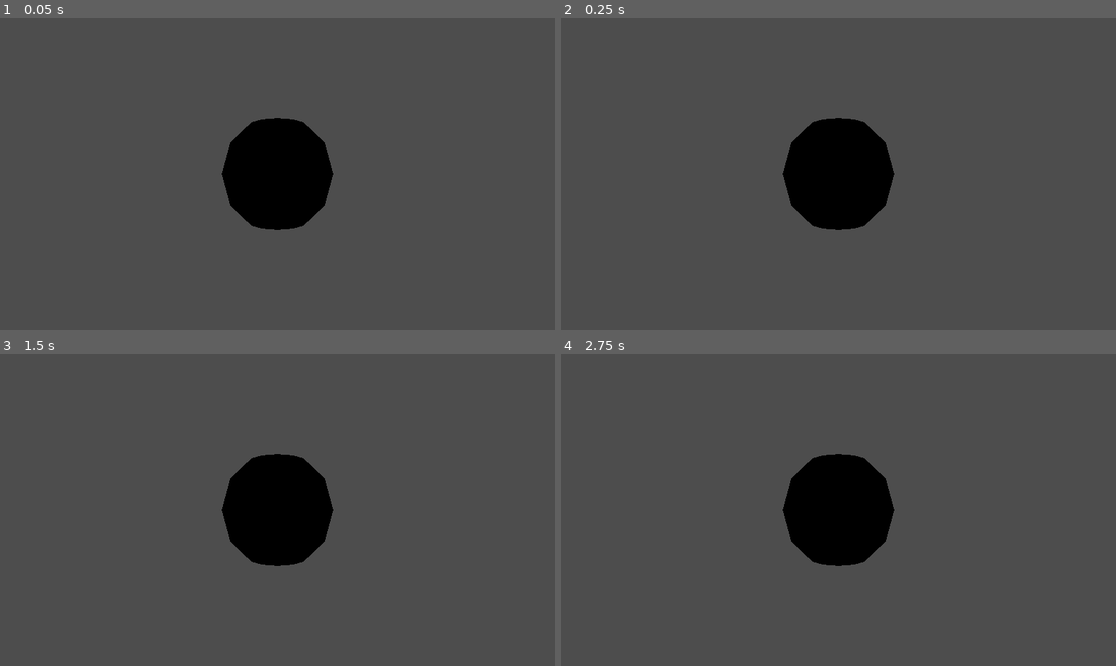
Above: before the commit, frames 1-4 (two rows, left to right).
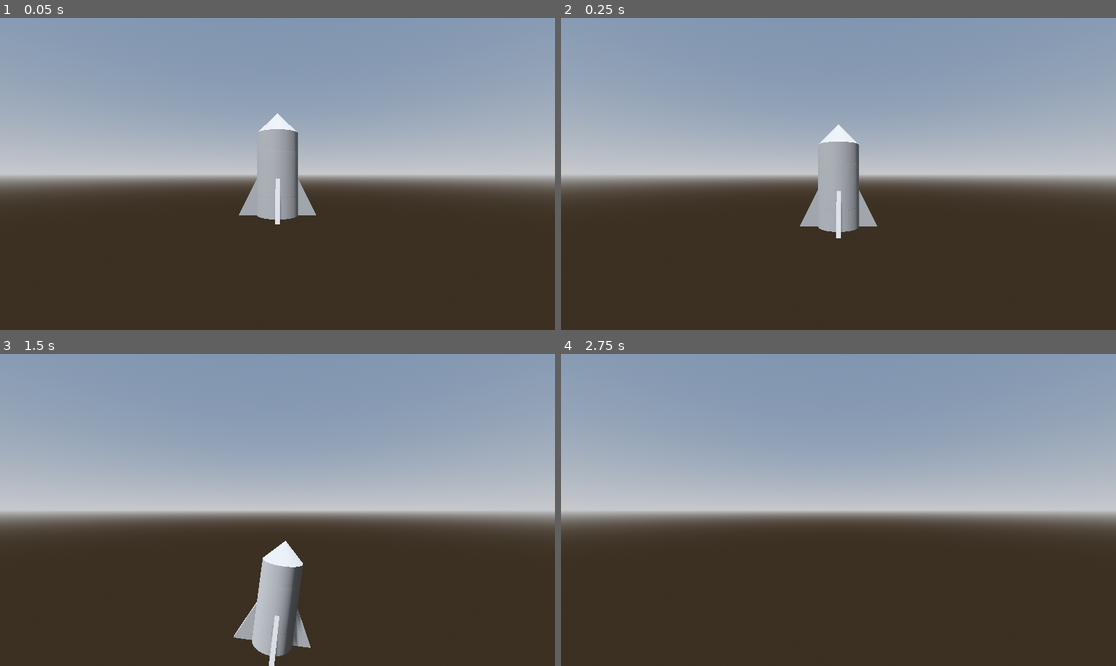
Above: after the commit, the same moments.

Repository: comigor/project-boost
Game: Godot game, scene res://src/main.tscn
Same seed, same stepped clock (60 frames per second), same inputs: the game is played once before the commit and once after it.
Inputs:
- Up to frame 1 (0.05 s): no input
- Up to frame 2 (0.25 s): no input
- Up to frame 3 (1.5 s): hold W (boost, bound only after the commit) 0.53-1.28 s; tap D (rotate_ccw, bound only after the commit) at 0.8, 1.35 s
- Up to frame 4 (2.75 s): tap A (rotate_cw, bound only after the commit) at 1.55 s; hold A (rotate_cw, bound only after the commit) from 2.03 s (still down); tap W (boost, bound only after the commit) at 2.3 s

The runs differ from the first frame. In frame 1, 98% of the frame differs, in the area x 0-100%, y 0-100%; in frame 2, 98%; in frame 3, 97%; in frame 4, 98%.

Commit message:
Simplest level and player

Diff:
--- /dev/null
+++ b/Player.gd
@@ -0,0 +1,15 @@
+class_name Player extends RigidBody3D
+
+var speed: float = 1
+var rotation_speed: float = 1
+
+func _ready() -> void:
+    print("hello")
+
+func _process(delta: float) -> void:
+    if Input.is_action_pressed("boost"):
+        position.y += speed * delta
+    if Input.is_action_pressed("rotate_cw"):
+        rotate_z(rotation_speed * delta)
+    if Input.is_action_pressed("rotate_ccw"):
+        rotate_z(-rotation_speed * delta)
--- a/project.godot
+++ b/project.godot
@@ -15,3 +15,31 @@
 run/main_scene="res://src/main.tscn"
 config/features=PackedStringArray("4.2", "4.2.2", "Forward Plus")
 config/icon="res://icon.svg"
+
+[importer_defaults]
+
+animation_library={
+"animation/fps": 60.0
+}
+
+[input]
+
+boost={
+"deadzone": 0.5,
+"events": [Object(InputEventKey,"resource_local_to_scene":false,"resource_name":"","device":-1,"window_id":0,"alt_pressed":false,"shift_pressed":false,"ctrl_pressed":false,"meta_pressed":false,"pressed":false,"keycode":0,"physical_keycode":87,"key_label":0,"unicode":119,"echo":false,"script":null)
+]
+}
+rotate_cw={
+"deadzone": 0.5,
+"events": [Object(InputEventKey,"resource_local_to_scene":false,"resource_name":"","device":-1,"window_id":0,"alt_pressed":false,"shift_pressed":false,"ctrl_pressed":false,"meta_pressed":false,"pressed":false,"keycode":0,"physical_keycode":65,"key_label":0,"unicode":97,"echo":false,"script":null)
+]
+}
+rotate_ccw={
+"deadzone": 0.5,
+"events": [Object(InputEventKey,"resource_local_to_scene":false,"resource_name":"","device":-1,"window_id":0,"alt_pressed":false,"shift_pressed":false,"ctrl_pressed":false,"meta_pressed":false,"pressed":false,"keycode":0,"physical_keycode":68,"key_label":0,"unicode":100,"echo":false,"script":null)
+]
+}
+
+[physics]
+
+3d/run_on_separate_thread=true
--- /dev/null
+++ b/src/level_1.tscn
@@ -0,0 +1,60 @@
+[gd_scene load_steps=8 format=3 uid="uid://dqjxqcaffqw4d"]
+
+[ext_resource type="PackedScene" uid="uid://bamd0bwuqsq6r" path="res://src/player.tscn" id="1_ww536"]
+
+[sub_resource type="ProceduralSkyMaterial" id="ProceduralSkyMaterial_hdetf"]
+sky_horizon_color = Color(0.64625, 0.65575, 0.67075, 1)
+ground_horizon_color = Color(0.64625, 0.65575, 0.67075, 1)
+
+[sub_resource type="Sky" id="Sky_fjh5n"]
+sky_material = SubResource("ProceduralSkyMaterial_hdetf")
+
+[sub_resource type="Environment" id="Environment_htcpa"]
+background_mode = 2
+sky = SubResource("Sky_fjh5n")
+tonemap_mode = 2
+glow_enabled = true
+
+[sub_resource type="StandardMaterial3D" id="StandardMaterial3D_y8wm8"]
+albedo_color = Color(0.561568, 0.357011, 0.21311, 1)
+
+[sub_resource type="StandardMaterial3D" id="StandardMaterial3D_jrelb"]
+albedo_color = Color(0.266667, 0.635294, 1, 1)
+
+[sub_resource type="StandardMaterial3D" id="StandardMaterial3D_15w3x"]
+albedo_color = Color(0.178847, 0.655427, 0.423956, 1)
+
+[node name="Level1" type="Node3D"]
+
+[node name="Settings" type="Node3D" parent="."]
+
+[node name="WorldEnvironment" type="WorldEnvironment" parent="Settings"]
+environment = SubResource("Environment_htcpa")
+
+[node name="DirectionalLight3D" type="DirectionalLight3D" parent="Settings"]
+transform = Transform3D(-0.866025, -0.492404, -0.0868241, 0, -0.173648, 0.984808, -0.5, 0.852868, 0.150384, 0, 0, 0)
+shadow_enabled = true
+
+[node name="Camera3D" type="Camera3D" parent="Settings"]
+transform = Transform3D(1, 0, 0, 0, 1, 0, 0, 0, 1, 0, 5, 12)
+
+[node name="Floor" type="CSGBox3D" parent="."]
+transform = Transform3D(1, 0, 0, 0, 1, 0, 0, 0, 1, 0, -4, 0)
+use_collision = true
+size = Vector3(30, 8, 5)
+material = SubResource("StandardMaterial3D_y8wm8")
+
+[node name="LaunchPad" type="CSGBox3D" parent="."]
+transform = Transform3D(1, 0, 0, 0, 1, 0, 0, 0, 1, -12.5, 0.25, 0)
+use_collision = true
+size = Vector3(4, 0.5, 4)
+material = SubResource("StandardMaterial3D_jrelb")
+
+[node name="LandingPad" type="CSGBox3D" parent="."]
+transform = Transform3D(1, 0, 0, 0, 1, 0, 0, 0, 1, 12.5, 0.25, 0)
+use_collision = true
+size = Vector3(4, 0.5, 4)
+material = SubResource("StandardMaterial3D_15w3x")
+
+[node name="Player" parent="." instance=ExtResource("1_ww536")]
+transform = Transform3D(1, 0, 0, 0, 1, 0, 0, 0, 1, -12.5, 1.5, 0)
--- a/src/main.tscn
+++ b/src/main.tscn
@@ -1,8 +1,37 @@
-[gd_scene format=3 uid="uid://dt3furv0sk3nf"]
+[gd_scene load_steps=6 format=3 uid="uid://dt3furv0sk3nf"]
+
+[ext_resource type="PackedScene" uid="uid://bamd0bwuqsq6r" path="res://src/player.tscn" id="1_0o16d"]
+
+[sub_resource type="ProceduralSkyMaterial" id="ProceduralSkyMaterial_3jipl"]
+sky_horizon_color = Color(0.64625, 0.65575, 0.67075, 1)
+ground_horizon_color = Color(0.64625, 0.65575, 0.67075, 1)
+
+[sub_resource type="Sky" id="Sky_l5gxv"]
+sky_material = SubResource("ProceduralSkyMaterial_3jipl")
+
+[sub_resource type="Environment" id="Environment_p74pi"]
+background_mode = 2
+sky = SubResource("Sky_l5gxv")
+tonemap_mode = 2
+glow_enabled = true
+
+[sub_resource type="CapsuleMesh" id="CapsuleMesh_y1yqt"]
 
 [node name="Main" type="Node3D"]
 
-[node name="CSGSphere3D" type="CSGSphere3D" parent="."]
+[node name="Settings" type="Node3D" parent="."]
 
-[node name="Camera3D" type="Camera3D" parent="."]
-transform = Transform3D(1, 0, 0, 0, 1, 0, 0, 0, 1, 0, 0, 1.82743)
+[node name="WorldEnvironment" type="WorldEnvironment" parent="Settings"]
+environment = SubResource("Environment_p74pi")
+
+[node name="DirectionalLight3D" type="DirectionalLight3D" parent="Settings"]
+transform = Transform3D(-0.866025, -0.492404, -0.0868241, 0, -0.173648, 0.984808, -0.5, 0.852868, 0.150384, 0, 0, 0)
+shadow_enabled = true
+
+[node name="Camera3D" type="Camera3D" parent="Settings"]
+transform = Transform3D(1, 0, 0, 0, 1, 0, 0, 0, 1, 0, 0, 5)
+
+[node name="Player" parent="." instance=ExtResource("1_0o16d")]
+
+[node name="MeshInstance3D" type="MeshInstance3D" parent="Player"]
+mesh = SubResource("CapsuleMesh_y1yqt")
--- /dev/null
+++ b/src/player.tscn
@@ -0,0 +1,44 @@
+[gd_scene load_steps=3 format=3 uid="uid://bamd0bwuqsq6r"]
+
+[ext_resource type="Script" path="res://Player.gd" id="1_uj8y1"]
+
+[sub_resource type="CylinderShape3D" id="CylinderShape3D_sdfm8"]
+
+[node name="Player" type="RigidBody3D"]
+axis_lock_linear_z = true
+axis_lock_angular_x = true
+axis_lock_angular_y = true
+script = ExtResource("1_uj8y1")
+
+[node name="Top" type="CSGPolygon3D" parent="."]
+transform = Transform3D(1, 0, 0, 0, 1, 0, 0, 0, 1, 0, 1, 0)
+polygon = PackedVector2Array(0, 0, 0, 0.5, 0.5, 0)
+mode = 1
+spin_degrees = 360.0
+spin_sides = 32
+
+[node name="Cilinder" type="CSGCylinder3D" parent="."]
+sides = 32
+
+[node name="Flap1" type="CSGPolygon3D" parent="."]
+transform = Transform3D(1, 0, 0, 0, 1, 0, 0, 0, 1, 0.45, -1, 0.05)
+polygon = PackedVector2Array(0, 0, 0, 1, 0.5, 0)
+depth = 0.1
+
+[node name="Flap2" type="CSGPolygon3D" parent="."]
+transform = Transform3D(-4.37114e-08, 0, 1, 0, 1, 0, -1, 0, -4.37114e-08, 0.05, -1, -0.45)
+polygon = PackedVector2Array(0, 0, 0, 1, 0.5, 0)
+depth = 0.1
+
+[node name="Flap3" type="CSGPolygon3D" parent="."]
+transform = Transform3D(-1, 0, -8.74228e-08, 0, 1, 0, 8.74228e-08, 0, -1, -0.45, -1, -0.05)
+polygon = PackedVector2Array(0, 0, 0, 1, 0.5, 0)
+depth = 0.1
+
+[node name="Flap4" type="CSGPolygon3D" parent="."]
+transform = Transform3D(1.19249e-08, 0, -1, 0, 1, 0, 1, 0, 1.19249e-08, -0.045, -1, 0.45)
+polygon = PackedVector2Array(0, 0, 0, 1, 0.5, 0)
+depth = 0.1
+
+[node name="CollisionShape3D" type="CollisionShape3D" parent="."]
+shape = SubResource("CylinderShape3D_sdfm8")
